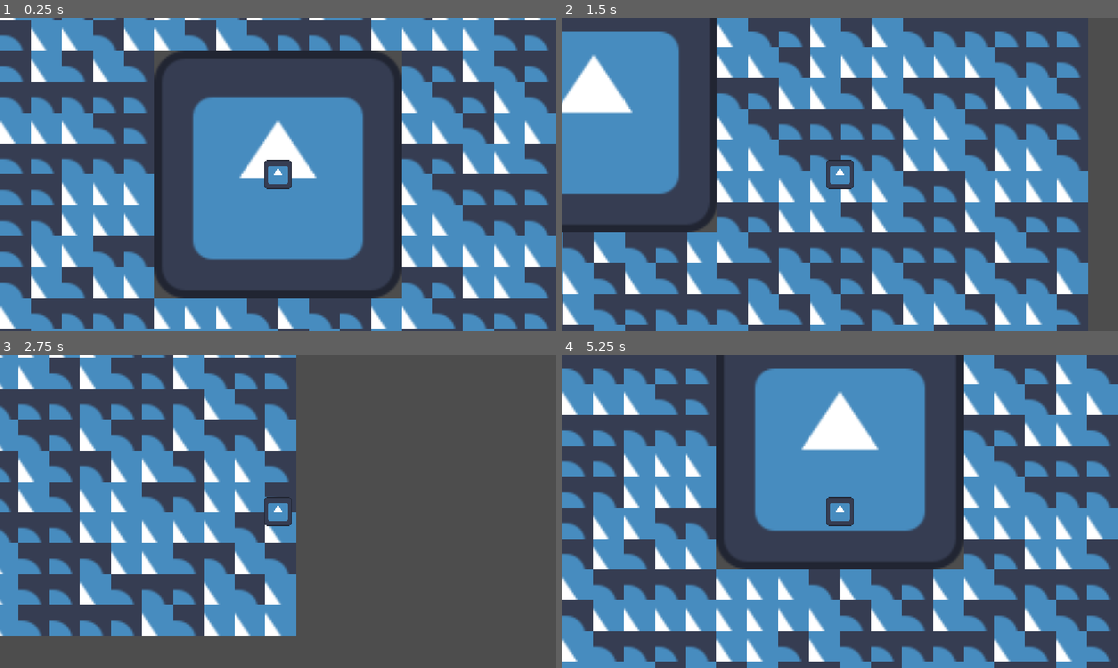
Above: before the commit, frames 1-4 (two rows, left to right).
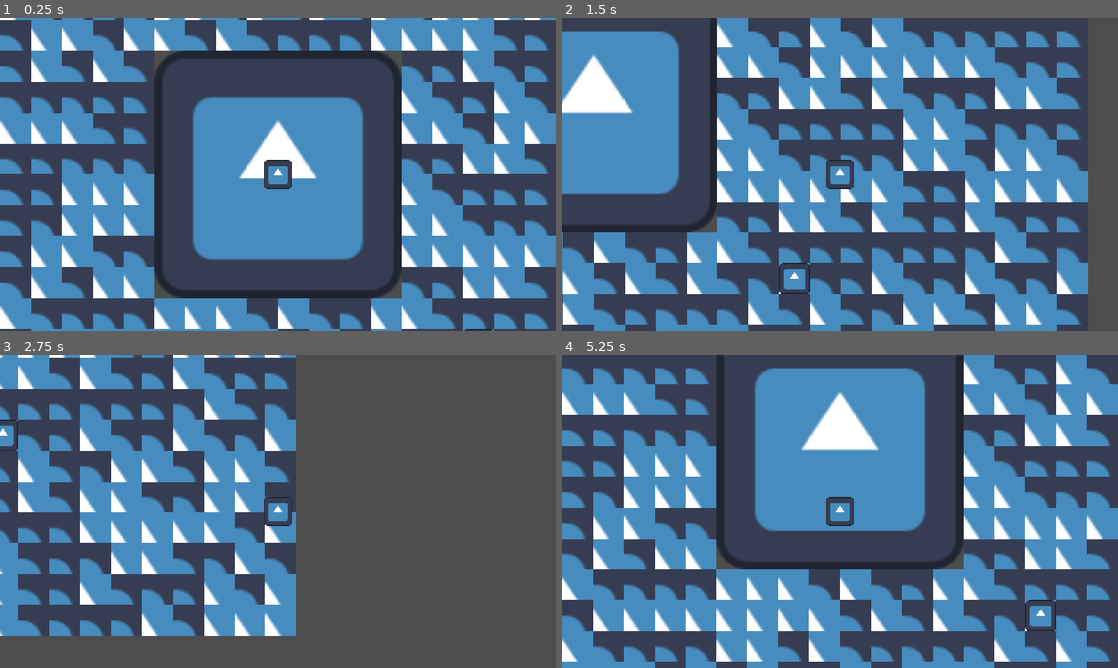
Above: after the commit, the same moments.

Repository: skueee/jame-gam-26
Game: Godot game, scene res://main.tscn
Same seed, same stepped clock (60 frames per second), same inputs: the game is played once before the commit and once after it. The engine's default icon, where the game draws it, is replaced by a stand-in: a white triangle on a blue panel in a dark square.
Inputs (mouse positions are in pixels of both pictures, inside the frame that each line leads up to):
- Up to frame 1 (0.25 s): no input
- Up to frame 2 (1.5 s): tap Enter at 0.5 s; move the mouse to (962, 158) at 0.52 s; hold Right (right) 0.53-1.28 s; tap E (interact) at 0.6 s; click (962, 158) at 0.67 s; move the mouse to (728, 190) at 1.27 s; hold Down (down) from 1.28 s (still down); tap Alt at 1.35 s
- Up to frame 3 (2.75 s): move the mouse to (333, 442) at 2.02 s; release Down (down) at 2.03 s; hold Right (right) from 2.03 s (still down); tap Shift at 2.1 s
- Up to frame 4 (5.25 s): move the mouse to (812, 574) at 2.77 s; release Right (right) at 2.78 s; hold Up (up) 2.78-3.53 s; tap one key every 0.75 s from 2.85 s: E (interact) Alt Shift E (interact); click (812, 574) at 2.92 s; move the mouse to (1006, 558) at 3.52 s; hold Left (left) 3.53-5.03 s; move the mouse to (673, 464) at 4.27 s; move the mouse to (867, 511) at 5.02 s; hold Down (down) from 5.03 s (still down); click (867, 511) at 5.17 s

The runs differ from the first frame. In frame 1, less than 0.1% of the frame differs, in the area x 83-89%, y 99-100%; in frame 2, 0.4%; in frame 3, 0.2%; in frame 4, 0.4%, in the area x 83-89%, y 78-89%.

Commit message:
in progress: npc v1

Diff:
--- /dev/null
+++ b/NPCv1.tscn
@@ -0,0 +1,29 @@
+[gd_scene format=3 uid="uid://soxkjdhfhesa"]
+
+[sub_resource type="GDScript" id="GDScript_tsws6"]
+script/source = "extends StaticBody2D
+@onready var sprite = $Sprite2D
+@onready var player: CharacterBody2D = get_tree().get_first_node_in_group(\"player\")
+@export var npc_name: String
+@export var npc_speaktext: PackedStringArray
+# Called when the node enters the scene tree for the first time.
+func _ready() -> void:
+	if not npc_name or not sprite:
+		queue_free()
+
+
+func _process(delta: float) -> void:
+	var player_pos = player.position
+	var distance = position.distance_to(player_pos)
+	if distance < 28:
+		pass
+"
+
+[sub_resource type="RectangleShape2D" id="RectangleShape2D_52gvh"]
+size = Vector2(14.5, 14.5)
+
+[node name="NPCv1" type="StaticBody2D" unique_id=1501047410]
+script = SubResource("GDScript_tsws6")
+
+[node name="CollisionShape2D" type="CollisionShape2D" parent="." unique_id=1305900309]
+shape = SubResource("RectangleShape2D_52gvh")
--- a/main.tscn
+++ b/main.tscn
@@ -2,6 +2,7 @@
 
 [ext_resource type="PackedScene" uid="uid://br7ggdqod8yod" path="res://player.tscn" id="1_ig7tw"]
 [ext_resource type="Texture2D" uid="uid://1v7kurpovumq" path="res://icon.svg" id="2_0xm2m"]
+[ext_resource type="PackedScene" uid="uid://soxkjdhfhesa" path="res://NPCv1.tscn" id="3_h2yge"]
 
 [sub_resource type="TileSetAtlasSource" id="TileSetAtlasSource_h2yge"]
 texture = ExtResource("2_0xm2m")
@@ -89,3 +90,12 @@
 [node name="TileMapLayer3" type="TileMapLayer" parent="Tilemap" unique_id=445446141]
 
 [node name="TileMapLayer4" type="TileMapLayer" parent="Tilemap" unique_id=489721369]
+
+[node name="NPCv1" parent="." unique_id=1501047410 instance=ExtResource("3_h2yge")]
+z_index = 3
+position = Vector2(104, 88)
+npc_name = "testik"
+
+[node name="Sprite2D" type="Sprite2D" parent="NPCv1" unique_id=2037732567]
+scale = Vector2(0.125, 0.125)
+texture = ExtResource("2_0xm2m")
--- a/player.tscn
+++ b/player.tscn
@@ -8,10 +8,11 @@
 [sub_resource type="RectangleShape2D" id="RectangleShape2D_ukc20"]
 size = Vector2(14.5, 14.5)
 
-[node name="player" type="CharacterBody2D" unique_id=1888012525]
+[node name="player" type="CharacterBody2D" unique_id=1888012525 groups=["player"]]
 script = ExtResource("1_onrkg")
 
 [node name="Camera2D" type="Camera2D" parent="." unique_id=809773085]
+z_index = 15
 zoom = Vector2(4, 4)
 
 [node name="AnimatedSprite2D" type="AnimatedSprite2D" parent="." unique_id=1090424005]
--- a/test.tscn
+++ /dev/null
@@ -1,3 +0,0 @@
-[gd_scene format=3 uid="uid://f1nxx1or6b2c"]
-
-[node name="Node2D" type="Node2D" unique_id=1999441310]
